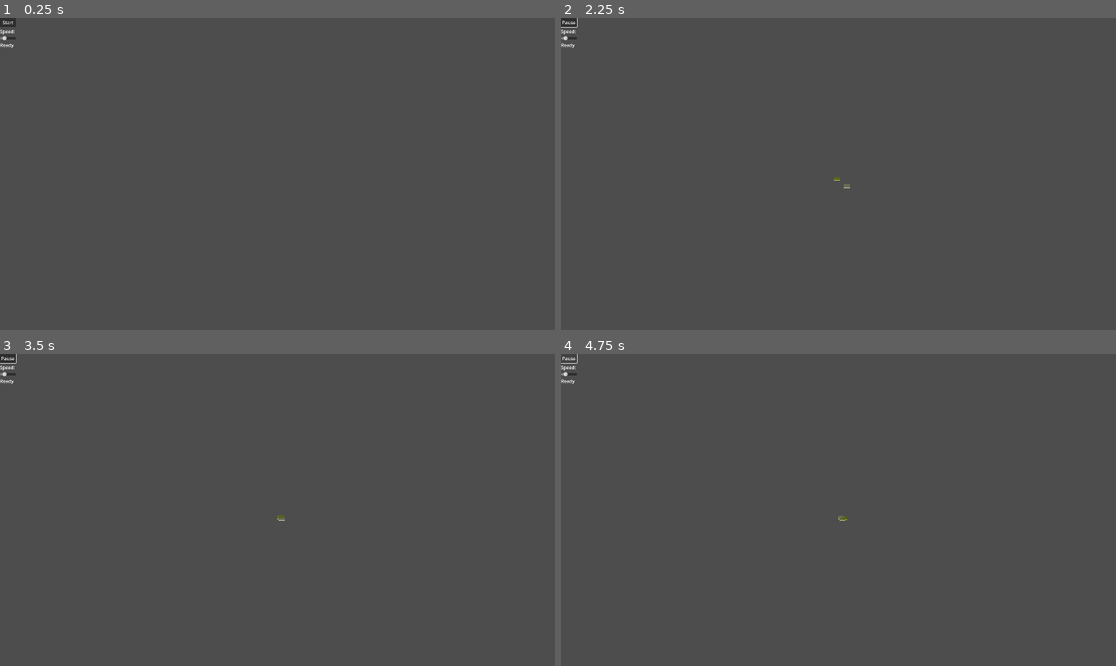
Above: before the commit, frames 1-4 (two rows, left to right).
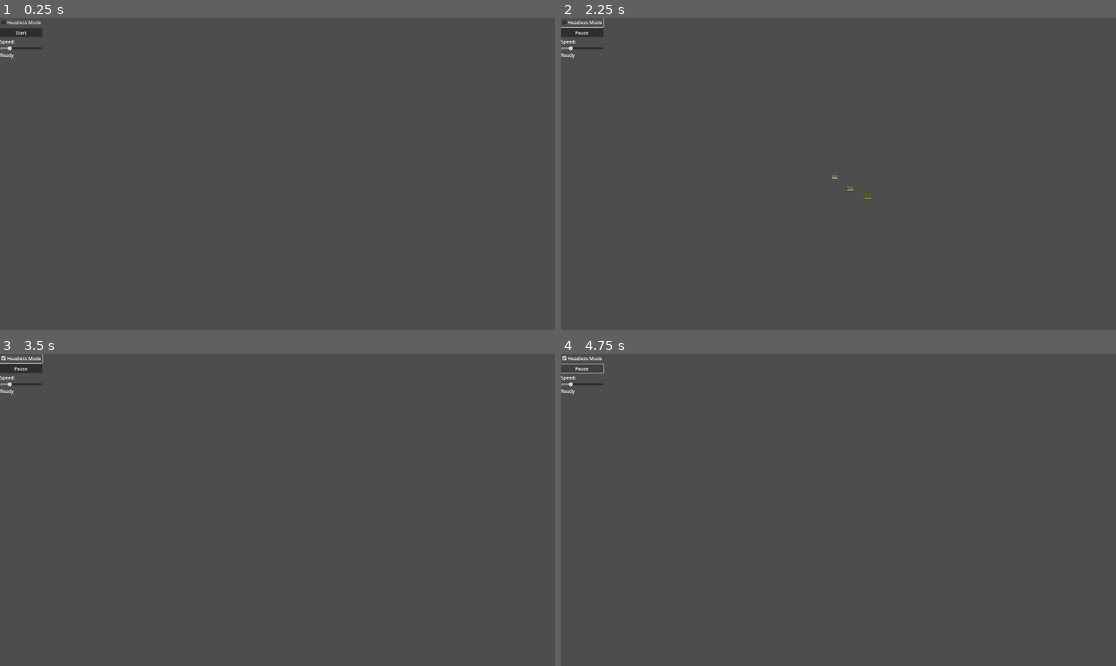
Above: after the commit, the same moments.

Repository: diegoalns/Godot_UAV_Environment
Game: Godot game, scene res://scenes/main/main.tscn
The game is run twice, just before and just after one commit, with the same random seed, the same clock (stepped at 60 frames per second) and the same inputs.
Inputs (mouse positions are in pixels of both pictures, inside the frame that each line leads up to):
- Up to frame 1 (0.25 s): no input
- Up to frame 2 (2.25 s): click (583, 21) at 0.5 s, where only the run after the commit has a clickable "Headless Mode"; click "Start" at 1.25 s; click (583, 21) at 2 s, where only the run after the commit has a clickable "Headless Mode"
- Up to frame 3 (3.5 s): click (22, 357) at 2.75 s, where only the run after the commit has a clickable "Headless Mode"
- Up to frame 4 (4.75 s): click "Pause" at 3.5 s; click "Start" at 4.25 s

The runs differ from the first frame. In frame 1, 0.4% of the frame differs, in the area x 0-8%, y 0-13%; in frame 2, 0.5%, in the area x 0-56%, y 0-58%; in frame 3, 0.5%; in frame 4, 0.3%.

Commit message:
Added Headless mode  on - off

Diff:
--- a/logs/simple_log_20250523_103709.csv
+++ /dev/null
@@ -1,37 +0,0 @@
-Time,DroneID,X,Y,Z,Completed
-1.00,FLIGHT_001,-74005.80,0.00,40721.84,false
-1.00,FLIGHT_002,-73985.30,0.00,40749.86,false
-1.00,FLIGHT_003,-74005.68,0.00,40721.71,false
-2.00,FLIGHT_001,-74005.42,0.00,40730.83,false
-2.00,FLIGHT_002,-73985.68,0.00,40740.87,false
-2.00,FLIGHT_003,-74005.16,0.00,40730.64,false
-3.00,FLIGHT_001,-74004.32,0.00,40739.65,false
-3.00,FLIGHT_002,-73986.78,0.00,40732.05,false
-3.00,FLIGHT_003,-74004.13,0.00,40739.46,false
-4.00,FLIGHT_001,-73999.94,0.00,40747.85,false
-4.00,FLIGHT_002,-73991.16,0.00,40723.85,false
-4.00,FLIGHT_003,-74000.91,0.00,40747.76,false
-5.00,FLIGHT_001,-73993.78,0.00,40754.46,false
-5.00,FLIGHT_002,-73997.32,0.00,40717.24,false
-5.00,FLIGHT_003,-73996.56,0.00,40756.02,false
-6.00,FLIGHT_001,-73988.70,0.00,40757.10,false
-6.00,FLIGHT_002,-74002.41,0.00,40714.60,false
-6.00,FLIGHT_003,-73993.02,0.00,40764.82,false
-7.00,FLIGHT_001,-73985.99,0.00,40758.45,true
-7.00,FLIGHT_002,-74005.11,0.00,40713.25,true
-7.00,FLIGHT_003,-73986.88,0.00,40771.28,false
-8.00,FLIGHT_001,-73985.99,0.00,40758.45,true
-8.00,FLIGHT_002,-74005.11,0.00,40713.25,true
-8.00,FLIGHT_003,-73981.86,0.00,40774.54,false
-9.00,FLIGHT_001,-73985.99,0.00,40758.45,true
-9.00,FLIGHT_002,-74005.11,0.00,40713.25,true
-9.00,FLIGHT_003,-73977.02,0.00,40777.04,false
-10.00,FLIGHT_001,-73985.99,0.00,40758.45,true
-10.00,FLIGHT_002,-74005.11,0.00,40713.25,true
-10.00,FLIGHT_003,-73968.52,0.00,40781.30,false
-11.00,FLIGHT_001,-73985.99,0.00,40758.45,true
-11.00,FLIGHT_002,-74005.11,0.00,40713.25,true
-11.00,FLIGHT_003,-73966.29,0.00,40782.45,true
-12.00,FLIGHT_001,-73985.99,0.00,40758.45,true
-12.00,FLIGHT_002,-74005.11,0.00,40713.25,true
-12.00,FLIGHT_003,-73966.29,0.00,40782.45,true
--- a/logs/simple_log_20250523_104430.csv
+++ /dev/null
@@ -1,13 +0,0 @@
-Time,DroneID,X,Y,Z,Completed
-5.00,FLIGHT_001,-73985.71,0.00,40758.01,false
-5.00,FLIGHT_002,-74005.39,0.00,40713.69,false
-5.00,FLIGHT_003,-73983.23,0.00,40755.09,false
-10.00,FLIGHT_001,-73985.66,0.00,40758.10,true
-10.00,FLIGHT_002,-74005.45,0.00,40713.60,true
-10.00,FLIGHT_003,-73965.97,0.00,40782.09,true
-15.00,FLIGHT_001,-73985.66,0.00,40758.10,true
-15.00,FLIGHT_002,-74005.45,0.00,40713.60,true
-15.00,FLIGHT_003,-73965.97,0.00,40782.09,true
-20.01,FLIGHT_001,-73985.66,0.00,40758.10,true
-20.01,FLIGHT_002,-74005.45,0.00,40713.60,true
-20.01,FLIGHT_003,-73965.97,0.00,40782.09,true
--- a/logs/simple_log_20250523_142046.csv
+++ /dev/null
@@ -1,13 +0,0 @@
-Time,DroneID,X,Y,Z,Completed
-5.00,FLIGHT_001,-73985.72,0.00,40757.95,false
-5.00,FLIGHT_002,-74005.38,0.00,40713.75,false
-5.00,FLIGHT_003,-73982.40,0.00,40755.50,false
-10.00,FLIGHT_001,-73985.65,0.00,40758.07,true
-10.00,FLIGHT_002,-74005.45,0.00,40713.63,true
-10.00,FLIGHT_003,-73965.90,0.00,40782.19,true
-15.01,FLIGHT_001,-73985.65,0.00,40758.07,true
-15.01,FLIGHT_002,-74005.45,0.00,40713.63,true
-15.01,FLIGHT_003,-73965.90,0.00,40782.19,true
-20.01,FLIGHT_001,-73985.65,0.00,40758.07,true
-20.01,FLIGHT_002,-74005.45,0.00,40713.63,true
-20.01,FLIGHT_003,-73965.90,0.00,40782.19,true
--- a/scripts/core/simulation_engine.gd
+++ b/scripts/core/simulation_engine.gd
@@ -5,9 +5,13 @@
 @onready var flight_plan_manager = FlightPlanManager.new()
 @onready var visualization_system = VisualizationSystem.new()
 @onready var logger = SimpleLogger.new()
+
 var simulation_time: float = 0.0
 var running: bool = false
 var speed_multiplier: float = 1.0
+var time_step: float = 1.0
+var real_runtime: float = 0.0
+var headless_mode: bool = false
 
 func _ready():
 	add_child(visualization_system)
@@ -31,6 +35,7 @@
 	ui.start_requested.connect(_on_start_requested)
 	ui.pause_requested.connect(_on_pause_requested)
 	ui.speed_changed.connect(_on_speed_changed)
+	ui.headless_mode_changed.connect(_on_headless_mode_changed)
 
 func _on_start_requested():
 	running = true
@@ -40,6 +45,10 @@
 
 func _on_speed_changed(multiplier: float):
 	speed_multiplier = multiplier
+
+func _on_headless_mode_changed(enabled: bool):
+	headless_mode = enabled
+	visualization_system.set_enabled(!enabled)
 
 func create_real_scenario():
 	var plans = flight_plan_manager.get_flight_plans()
@@ -51,15 +60,17 @@
 		drone_manager.create_test_drone(plan.id, origin, destination)
 		print("Created drone %s from %s to %s" % [plan.id, origin, destination])
 
-func _process(delta: float):
+func _physics_process(delta: float):
 	if not running:
 		return
 
-	simulation_time += delta * speed_multiplier
-	drone_manager.update_all(delta * speed_multiplier)
+	simulation_time += time_step * speed_multiplier
+	real_runtime += delta
+	drone_manager.update_all(time_step * speed_multiplier)
 
 	# Log data
 	logger.update(delta, simulation_time, drone_manager.drones)
 
-	if int(simulation_time) % 3 == 0 and simulation_time - delta < int(simulation_time):
-		print("Simulation time: %.1f seconds" % simulation_time)
+	#if int(simulation_time) % 3 == 0 and simulation_time - delta < int(simulation_time):
+	print("Simulation time: %.5f seconds" % simulation_time)
+	print("Real runtime: %.5f seconds" % real_runtime)
--- a/scripts/core/visualization_system.gd
+++ b/scripts/core/visualization_system.gd
@@ -2,6 +2,11 @@
 extends Node3D
 
 var drone_meshes: Dictionary = {}
+var enabled: bool = true
+
+func set_enabled(enable: bool):
+	enabled = enable
+	visible = enable
 
 func _ready():
 	setup_camera()
@@ -20,6 +25,9 @@
 	light.look_at(Vector3(-74000, 0, 41000), Vector3.UP)  # ✅ Now it works
 
 func add_drone(drone: Drone):
+	if not enabled:
+		return
+
 	var mesh_instance = MeshInstance3D.new()
 	var box_mesh = BoxMesh.new()
 	box_mesh.size = Vector3(8, 1, 12)
@@ -37,5 +45,8 @@
 	print("Added visualization for drone %s" % drone.drone_id)
 
 func update_drone_position(drone: Drone):
+	if not enabled:
+		return
+
 	if drone.drone_id in drone_meshes:
 		drone_meshes[drone.drone_id].position = drone.current_position
--- a/scripts/drone/drone.gd
+++ b/scripts/drone/drone.gd
@@ -18,7 +18,8 @@
 
 	var direction = (destination - current_position).normalized()
 	current_position += direction * speed * delta
+	print("Drone %s at position %s" % [drone_id, str(current_position)])
 
-	if current_position.distance_to(destination) < 1.0:
+	if current_position.distance_to(destination) < 10.0:
 		completed = true
 		print("Drone %s completed flight" % drone_id)
--- a/scripts/ui/simple_ui.gd
+++ b/scripts/ui/simple_ui.gd
@@ -4,12 +4,15 @@
 signal start_requested
 signal pause_requested
 signal speed_changed(multiplier: float)
+signal headless_mode_changed(enable: bool)
 
 @onready var start_button = Button.new()
 @onready var speed_slider = HSlider.new()
 @onready var status_label = Label.new()
+@onready var headless_checkbox = CheckBox.new()
 
 var is_running = false
+var headless_mode: bool = false
 
 func _ready():
 	setup_ui()
@@ -18,6 +21,11 @@
 	# Layout
 	var vbox = VBoxContainer.new()
 	add_child(vbox)
+
+	# Headless mode toggle
+	headless_checkbox.text = "Headless Mode"
+	headless_checkbox.toggled.connect(_on_headless_toggled)
+	vbox.add_child(headless_checkbox)
 
 	# Start/Pause button
 	start_button.text = "Start"
@@ -53,3 +61,7 @@
 
 func update_status(text: String):
 	status_label.text = text
+
+func _on_headless_toggled(pressed: bool):
+	headless_mode = pressed
+	emit_signal("headless_mode_changed", pressed)
Binary file removed: logs/simple_log_20250523_103709.Completed.translation
Binary file removed: logs/simple_log_20250523_103709.DroneID.translation
Binary file removed: logs/simple_log_20250523_103709.X.translation
Binary file removed: logs/simple_log_20250523_103709.Y.translation
Binary file removed: logs/simple_log_20250523_103709.Z.translation
Not shown, removed: logs/simple_log_20250523_103709.csv.import
Binary file removed: logs/simple_log_20250523_104430.Completed.translation
Binary file removed: logs/simple_log_20250523_104430.DroneID.translation
Binary file removed: logs/simple_log_20250523_104430.X.translation
Binary file removed: logs/simple_log_20250523_104430.Y.translation
Binary file removed: logs/simple_log_20250523_104430.Z.translation
Not shown, removed: logs/simple_log_20250523_104430.csv.import
(and 6 more such lines)
